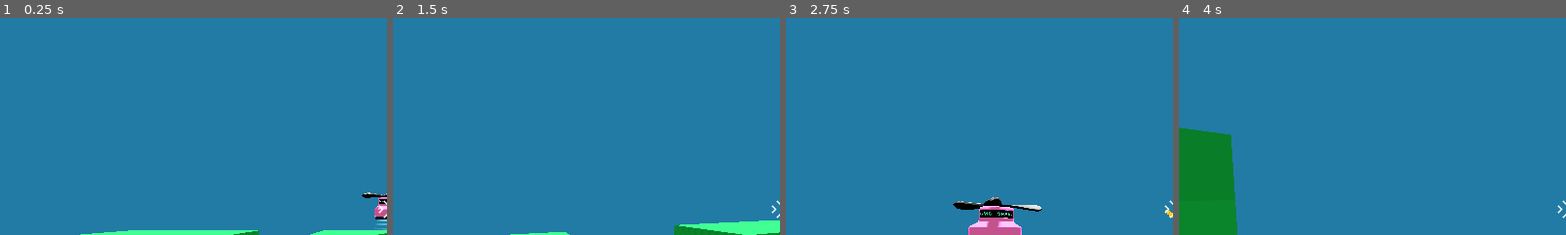
Above: before the commit, frames 1-4 (left to right).
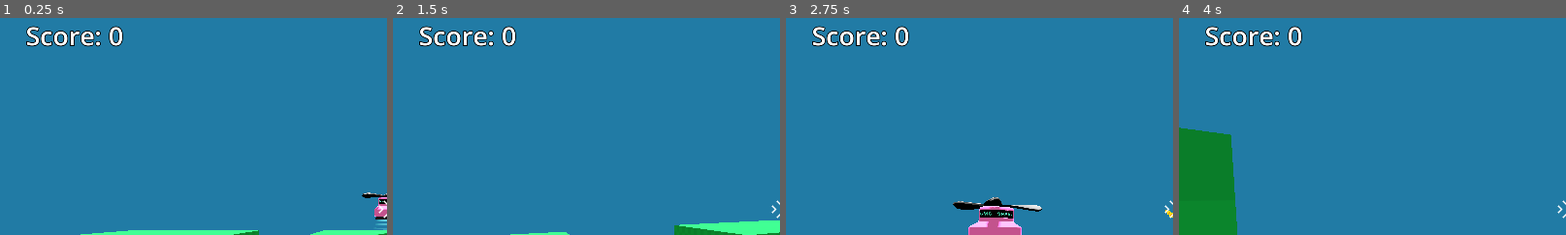
Above: after the commit, the same moments.

Repository: autrera/tutorial-fps-survivors-arena
Game: Godot game, scene res://game.tscn
The game is run twice, just before and just after one commit, with the same random seed, the same clock (stepped at 60 frames per second) and the same inputs.
Inputs (mouse positions are % of the whole screen's width and height, from its top left):
- Up to frame 1 (0.25 s): no input
- Up to frame 2 (1.5 s): move the mouse to (55, 50) at 0.52 s; press the mouse at (55, 50) at 0.53 s; hold W (move_forward) from 0.53 s (still down); tap Space (jump) at 0.77 s; move the mouse to (45, 50) at 1.27 s; release the mouse at (45, 50) at 1.28 s; click (45, 50) at 1.35 s
- Up to frame 3 (2.75 s): keep holding W (move_forward); tap Space (jump) at 1.52 s; move the mouse to (52, 48) at 2.02 s; press the mouse at (52, 48) at 2.03 s
- Up to frame 4 (4 s): keep holding W (move_forward); move the mouse to (49, 52) at 2.77 s; release the mouse at (49, 52) at 2.78 s; click (49, 52) at 2.85 s; tap Space (jump) at 3.02, 3.77 s; move the mouse to (57, 51) at 3.52 s; press the mouse at (57, 51) at 3.53 s
The pictures show only the part of the screen within x 0-50%, y 6-56%; the shares and areas given below are measured in that part.

The runs differ from the first frame. In frame 1, 1.2% of the frame differs, in the area x 6-32%, y 3-14%; in frame 2, 1.2%; in frame 3, 1.2%; in frame 4, 1.2%.

Commit message:
Add player score to keep track of killed mobs

Diff:
--- /dev/null
+++ b/game.gd
@@ -0,0 +1,11 @@
+extends Node3D
+
+var player_score = 0
+@onready var label: Label = %Label
+
+func increase_score():
+	player_score += 1
+	label.text = "Score: " + str(player_score)
+
+func _on_mob_spawner_3d_mob_spawned(mob: Variant) -> void:
+	mob.died.connect(increase_score)
--- a/game.tscn
+++ b/game.tscn
@@ -1,7 +1,8 @@
-[gd_scene load_steps=7 format=3 uid="uid://d1gbpir2xlj0v"]
+[gd_scene load_steps=9 format=3 uid="uid://d1gbpir2xlj0v"]
 
 [ext_resource type="PackedScene" uid="uid://d0vxqnscejbjg" path="res://player.tscn" id="1_80nbo"]
 [ext_resource type="Material" uid="uid://c15gbas3spb6b" path="res://level/platform.tres" id="1_feb5d"]
+[ext_resource type="Script" uid="uid://c4jdetejn3kxl" path="res://game.gd" id="1_ryrav"]
 [ext_resource type="Material" uid="uid://dswd4k6oxqv5w" path="res://level/bridge.tres" id="2_fc0e3"]
 [ext_resource type="PackedScene" uid="uid://cmabat8uoiejh" path="res://mob/mob.tscn" id="4_fc0e3"]
 [ext_resource type="PackedScene" uid="uid://cap4606bvsr8y" path="res://mob/spawner/mob_spawner_3d.tscn" id="5_7jktm"]
@@ -18,7 +19,13 @@
 fog_height = -4.75
 fog_height_density = 0.2
 
+[sub_resource type="LabelSettings" id="LabelSettings_7jktm"]
+font_size = 64
+outline_size = 8
+outline_color = Color(0, 0, 0, 1)
+
 [node name="Game" type="Node3D"]
+script = ExtResource("1_ryrav")
 
 [node name="CSGBox3D" type="CSGBox3D" parent="."]
 transform = Transform3D(1, 0, 0, 0, 1, 0, 0, 0, 1, 0, -5, 0)
@@ -69,3 +76,14 @@
 [node name="MobSpawner3D" parent="." instance=ExtResource("5_7jktm")]
 transform = Transform3D(1, 0, -1.74846e-07, 0, 1, 0, 1.74846e-07, 0, 1, 18, 0, 0)
 mob_to_spawn = ExtResource("4_fc0e3")
+
+[node name="Label" type="Label" parent="."]
+unique_name_in_owner = true
+offset_left = 64.0
+offset_top = 64.0
+offset_right = 305.0
+offset_bottom = 152.0
+text = "Score: 0"
+label_settings = SubResource("LabelSettings_7jktm")
+
+[connection signal="mob_spawned" from="MobSpawner3D" to="." method="_on_mob_spawner_3d_mob_spawned"]
--- a/mob/mob.gd
+++ b/mob/mob.gd
@@ -1,4 +1,6 @@
 extends RigidBody3D
+
+signal died
 
 var health = 3
 var speed = randf_range(2.0, 4.0)
@@ -29,6 +31,7 @@
 		var random_upward_force = Vector3.UP * randf_range(1.0, 5.0)
 		apply_central_impulse(direction * 10.0 + random_upward_force)
 		timer.start()
+		died.emit()
 
 
 func _on_timer_timeout() -> void:
--- a/mob/spawner/mob_spawner_3d.gd
+++ b/mob/spawner/mob_spawner_3d.gd
@@ -1,4 +1,6 @@
 extends Node3D
+
+signal mob_spawned(mob)
 
 @export var mob_to_spawn: PackedScene = null
 
@@ -10,3 +12,4 @@
 	var new_mob = mob_to_spawn.instantiate()
 	add_child(new_mob)
 	new_mob.global_position = marker_3d.global_position
+	mob_spawned.emit(new_mob)
Not shown, added: game.gd.uid
Not shown: 1 places in mob/spawner/mob_spawner_3d.tscn that only renumber resources
